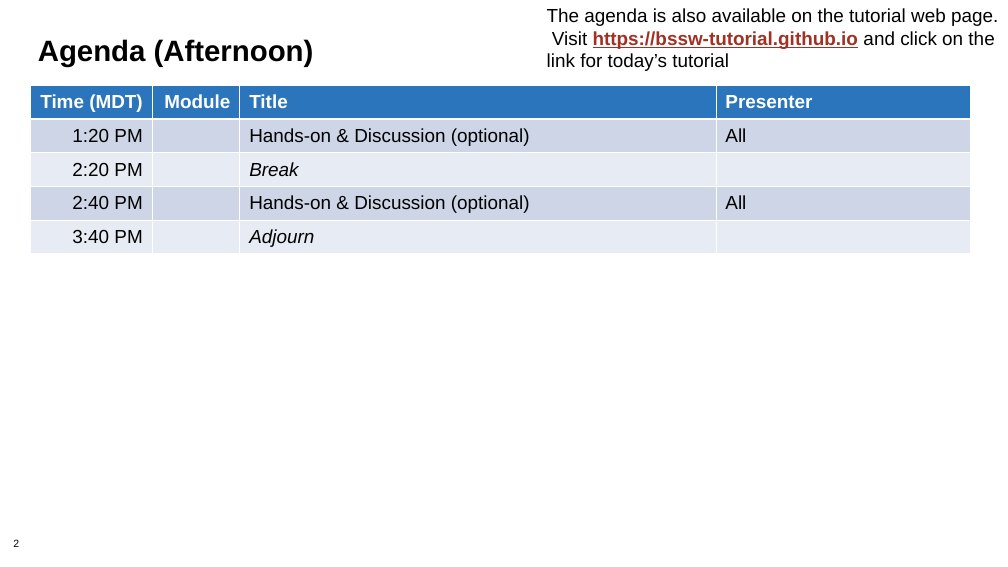
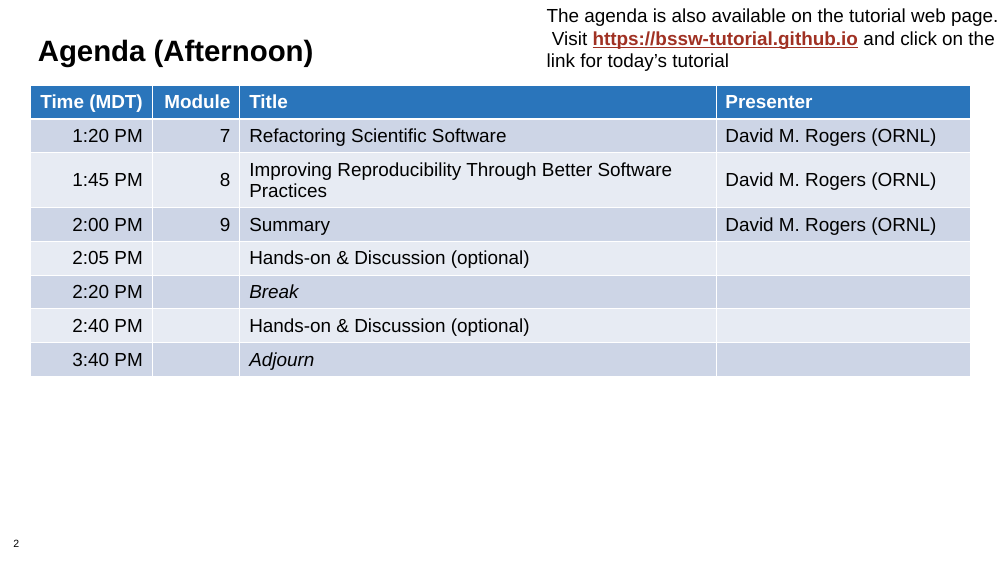
Before and after one commit to bssw-tutorial/presentations, a slide deck: slide 2 of agenda-master.pptx. Drawn at 1008x567 pixels with LibreOffice and Linux fonts; fonts in the diff are those of the drawing; background and template pictures are left out. Boxes give left, top, right and bottom in pixels: in the first picture for what was removed or moved away, otherwise in the second. Text is boxed around its words. In the diff, an @@ line names an element or a change of style, - is before the commit and + after.

Commit message:
Correct major mistake on agenda

```diff
--- a/agenda-master.pptx
+++ b/agenda-master.pptx
@@ table at bbox=[30, 85, 971, 390] @@
-row 2: 1:20 PM |  | Hands-on & Discussion (optional) | All
+row 2: 1:20 PM | 7 | Refactoring Scientific Software | David M. Rogers (ORNL)
+row 3: 1:45 PM | 8 | Improving Reproducibility Through Better Software Practices | David M. Rogers (ORNL)
+row 4: 2:00 PM | 9 | Summary | David M. Rogers (ORNL)
+row 5: 2:05 PM |  | Hands-on & Discussion (optional) | 
-row 7, column 4: All
+row 7, column 4: 
```
Also in this commit, not shown: 1 other slide changed, 2 other files.
